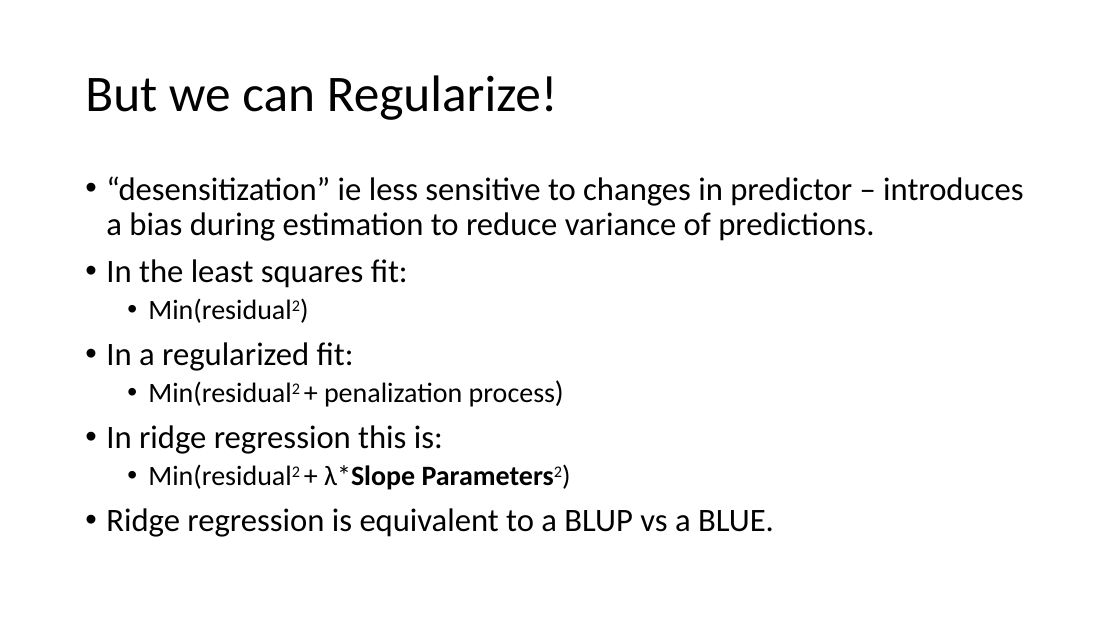
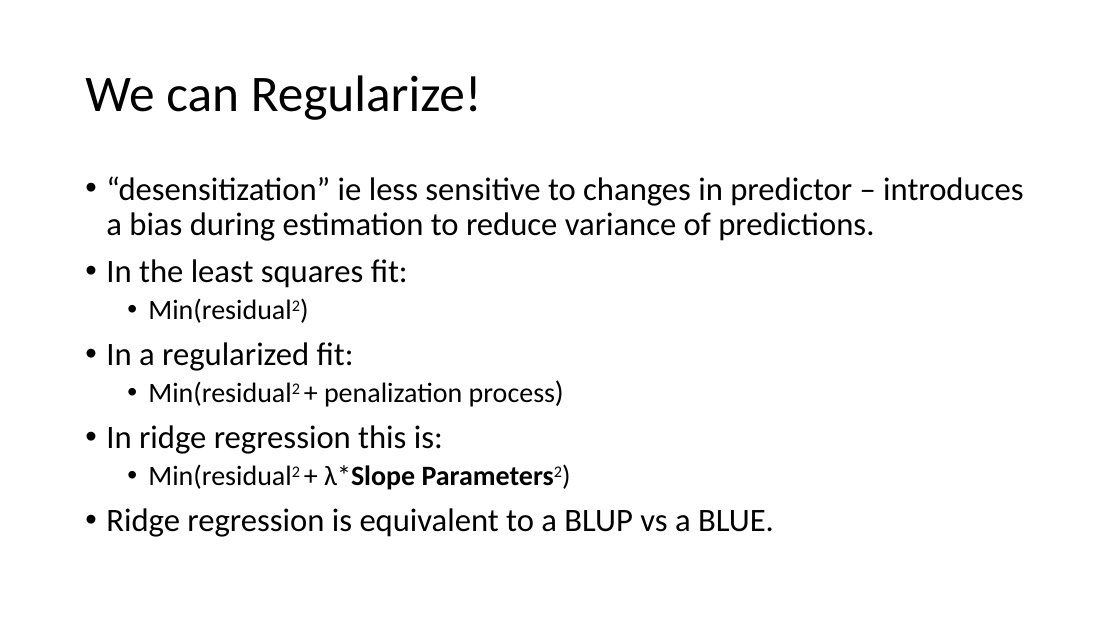
Before and after one commit to ter56/September2_2021_class, a slide deck: slide 27 of AdditiveModels_9_2_2021.pptx (slide 26 before the commit). Drawn at 1120x630 pixels with LibreOffice and Linux fonts; fonts in the diff are those of the drawing. Boxes give left, top, right and bottom in pixels: in the first picture for what was removed or moved away, otherwise in the second. Text is boxed around its words. In the diff, an @@ line names an element or a change of style, - is before the commit and + after.

```diff
--- a/AdditiveModels_9_2_2021.pptx
+++ b/AdditiveModels_9_2_2021.pptx
@@ title at [85, 75, 482, 120]: text changed @@
-But we can Regularize!
+We can Regularize!
```
Also in this commit, not shown: 10 other slides changed, 4 slides added, 2 slides removed, 1 other file.
